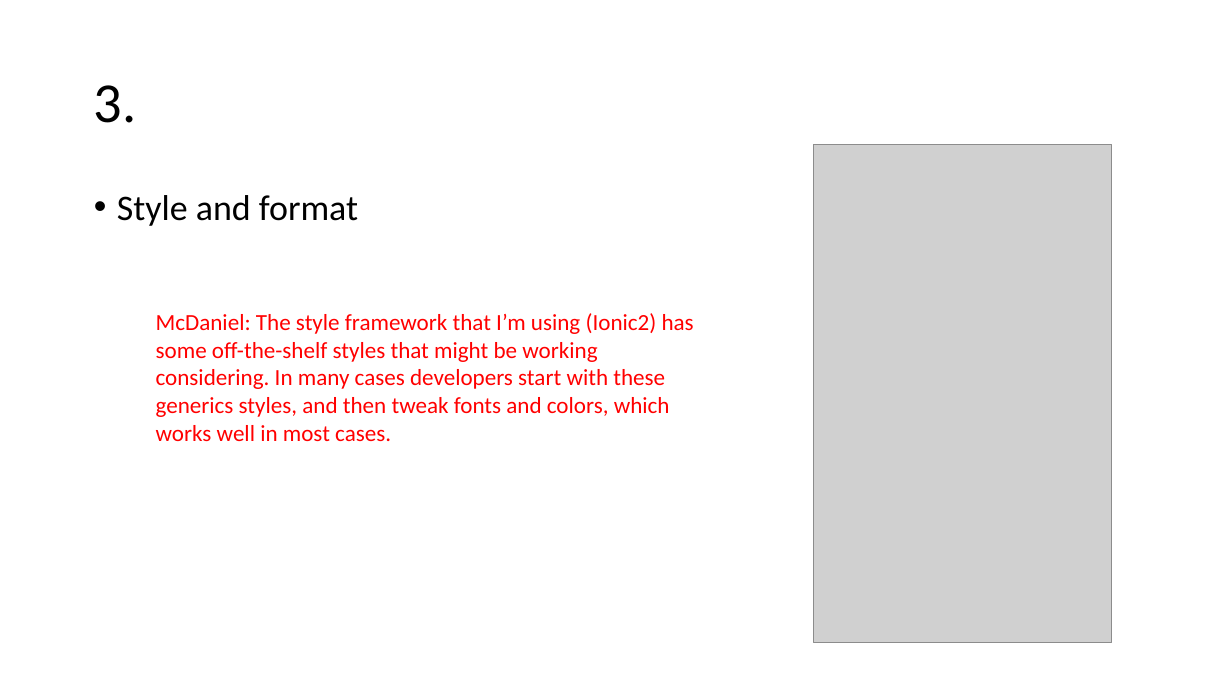
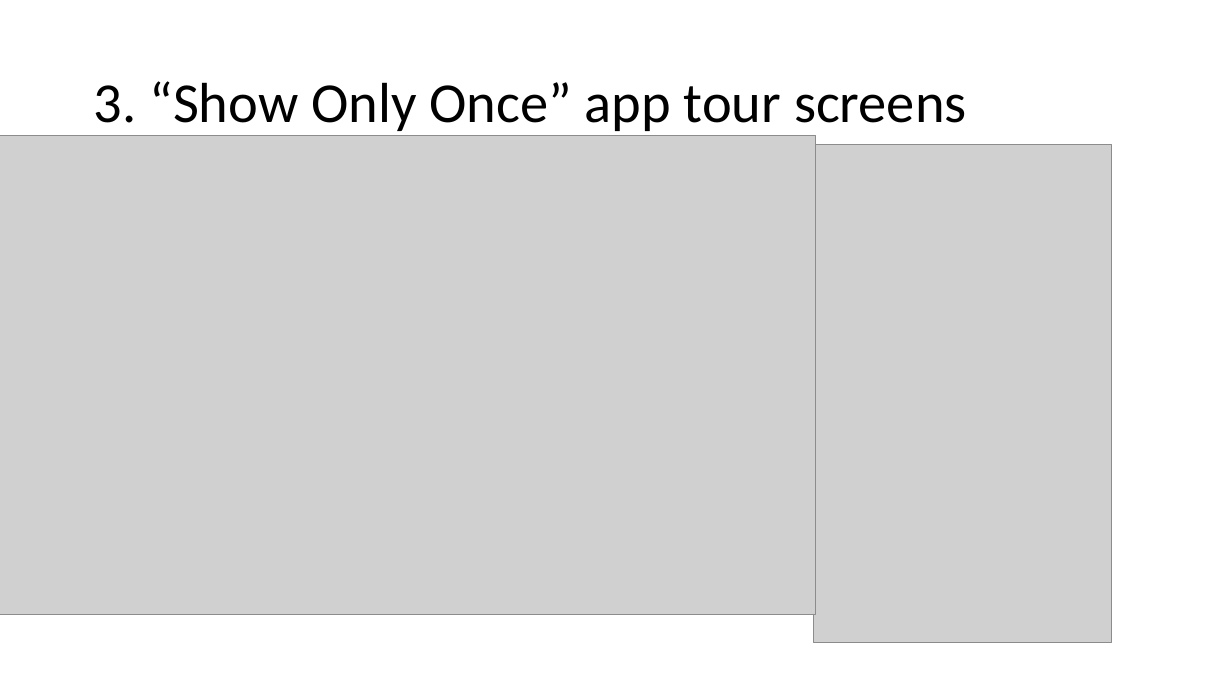
Before and after one commit to Agility360/AWS, a slide deck: slide 7 of frontend/app-design-screens.pptx (slide 6 before the commit). Drawn at 1232x693 pixels with LibreOffice and Linux fonts; fonts in the diff are those of the drawing; grey boxes stand for pictures. Boxes give left, top, right and bottom in pixels: in the first picture for what was removed or moved away, otherwise in the second. Text is boxed around its words. In the diff, an @@ line names an element or a change of style, - is before the commit and + after.

```diff
--- a/frontend/app-design-screens.pptx
+++ b/frontend/app-design-screens.pptx
@@ title at <box>94,81,967,131</box>: text changed @@
-3.
+3. “Show Only Once” app tour screens
@@ picture added at <box>0,135,816,615</box> @@
@@ text removed at <box>117,195,358,226</box> @@
-• Style and format
@@ text removed at <box>156,313,694,441</box> @@
-McDaniel: The style framework that I’m using (Ionic2) has some off-the-shelf styles that might be working considering. In many cases developers start with these generics styles, and then tweak fonts and colors, which works well in most cases.
```
Also in this commit, not shown: 5 other slides changed, 1 slide added, 1 other file.
